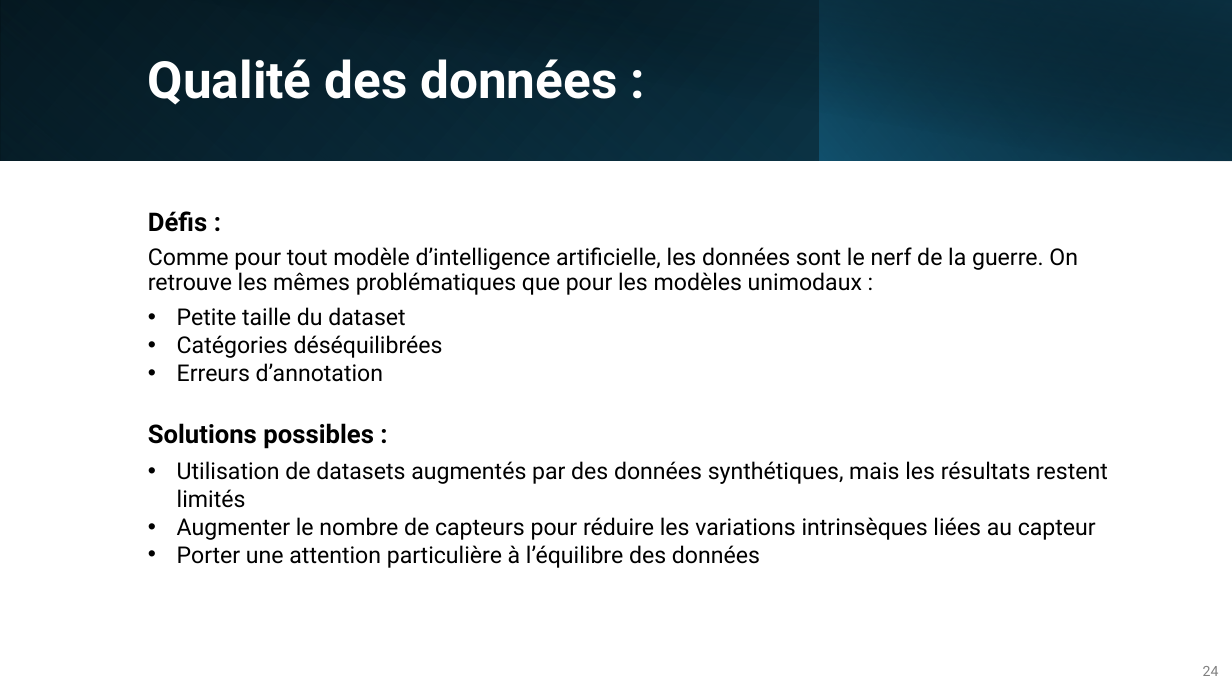
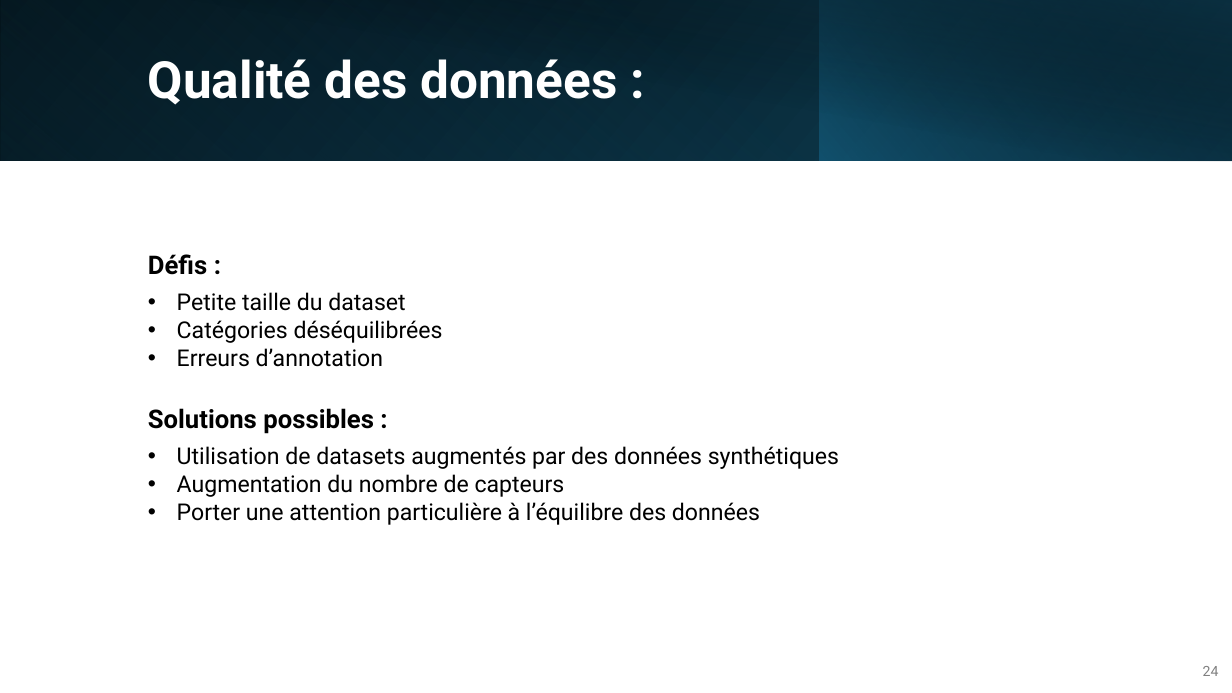
Before and after one commit to IzowRM/Stage-Cetic, a slide deck: slide 24 of Doc Slide/Presentation_du_27_01.pptx. Drawn at 1232x693 pixels with LibreOffice and Linux fonts; fonts in the diff are those of the drawing. Boxes give left, top, right and bottom in pixels: in the first picture for what was removed or moved away, otherwise in the second. Text is boxed around its words. In the diff, an @@ line names an element or a change of style, - is before the commit and + after.

```diff
--- a/Doc Slide/Presentation_du_27_01.pptx
+++ b/Doc Slide/Presentation_du_27_01.pptx
@@ text at <box>148,247,1078,295</box>: paragraph removed @@
-Comme pour tout modèle d’intelligence artificielle, les données sont le nerf de la guerre. On retrouve les mêmes problématiques que pour les modèles unimodaux :
@@ text at <box>177,446,839,497</box>: text changed @@
-• Utilisation de datasets augmentés par des données synthétiques, mais les résultats restent limités
-• Augmenter le nombre de capteurs pour réduire les variations intrinsèques liées au capteur
+• Utilisation de datasets augmentés par des données synthétiques
+• Augmentation du nombre de capteurs
```
Also in this commit, not shown: 9 other slides changed, 1 slide added, 6 slides removed, 3 other files.
